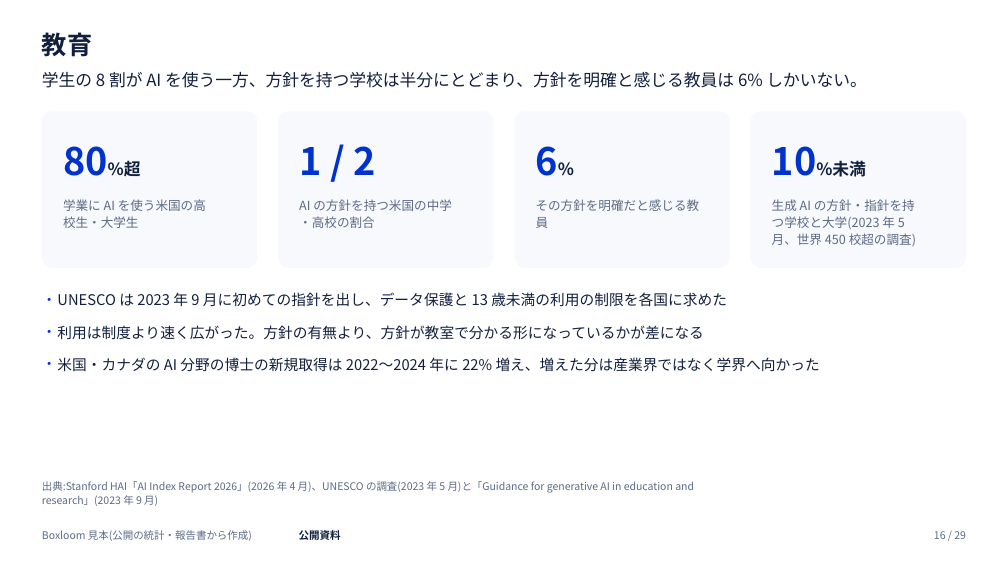
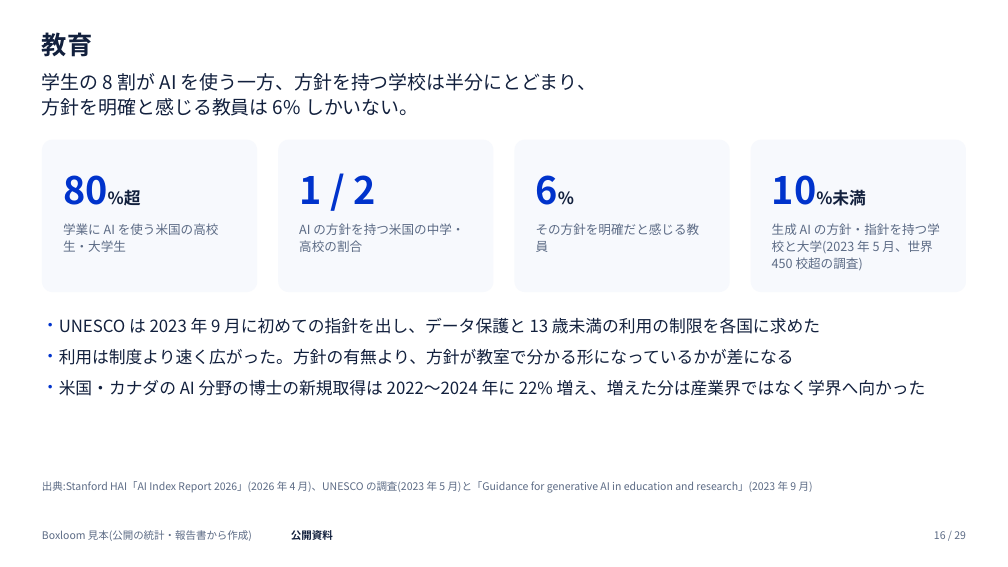
Before and after one commit to tjst-t/boxloom, a slide deck: slide 16 of boxloom/out/ai_society_light.pptx. Drawn at 1008x567 pixels with LibreOffice and Linux fonts; fonts in the diff are those of the drawing. Boxes give left, top, right and bottom in pixels: in the first picture for what was removed or moved away, otherwise in the second. Text is boxed around its words. In the diff, an @@ line names an element or a change of style, - is before the commit and + after.

```diff
--- a/boxloom/out/ai_society_light.pptx
+++ b/boxloom/out/ai_society_light.pptx
@@ text at [42, 73, 596, 116]: text changed; size 16 to 18 pt @@
-学生の 8 割が AI を使う一方、方針を持つ学校は半分にとどまり、方針を明確と感じる教員は 6% しかいない。
+学生の 8 割が AI を使う一方、方針を持つ学校は半分にとどまり、
+方針を明確と感じる教員は 6% しかいない。
@@ rounded rectangle: place and size @@
-rounded rectangle at [42, 111, 258, 268]
+rounded rectangle at [42, 140, 258, 293]
@@ rounded rectangle: place and size @@
-rounded rectangle at [278, 111, 494, 268]
+rounded rectangle at [278, 140, 494, 293]
@@ rounded rectangle: place and size @@
-rounded rectangle at [515, 111, 730, 268]
+rounded rectangle at [515, 140, 730, 293]
@@ proportions changed in 4 elements at [42, 140, 258, 293], [278, 140, 494, 293], [515, 140, 730, 293], [751, 140, 966, 293] @@
@@ rounded rectangle: place and size @@
-rounded rectangle at [751, 111, 966, 268]
+rounded rectangle at [751, 140, 966, 293]
@@ 4 texts: place and size @@
-4 texts at [63, 146, 866, 177]
+4 texts at [63, 175, 866, 206]
@@ text at [63, 223, 219, 252]: text changed @@
-学業に AI を使う米国の高
-校生・大学生
+学業に AI を使う米国の高校生・大学生
@@ text at [299, 223, 464, 252]: text changed @@
-AI の方針を持つ米国の中学
-・高校の割合
+AI の方針を持つ米国の中学・高校の割合
@@ text at [536, 223, 700, 252]: text changed @@
-その方針を明確だと感じる教
-員
+その方針を明確だと感じる教員
@@ text at [772, 223, 940, 271]: text changed @@
-生成 AI の方針・指針を持
-つ学校と大学(2023 年 5
-月、世界 450 校超の調査)
+生成 AI の方針・指針を持つ学校と大学(2023 年 5 月、世界 450 校超の調査)
@@ text "UNESCO は 2023 年 9 ...": place and size @@
-text "UNESCO は 2023 年 9 ..." at [57, 292, 727, 307]
+text "UNESCO は 2023 年 9 ..." at [59, 318, 926, 396]
@@ text removed at [57, 325, 704, 339] @@
-・ 利用は制度より速く広がった。方針の有無より、方針が教室で分かる形になっているかが差になる
@@ text at [59, 318, 820, 334]: size 14 to 16 pt in "UNESCO は 2023 年 9 月に初めての指針を出し、データ保護と 13 ..."; indent changed; line spacing 18.9pt to 21.6pt @@
@@ text removed at [57, 357, 820, 372] @@
-・ 米国・カナダの AI 分野の博士の新規取得は 2022〜2024 年に 22% 増え、増えた分は産業界ではなく学界へ向かった
@@ text at [59, 349, 926, 396]: paragraphs added @@
+・ 利用は制度より速く広がった。方針の有無より、方針が教室で分かる形になっているかが差になる
+・ 米国・カナダの AI 分野の博士の新規取得は 2022〜2024 年に 22% 増え、増えた分は産業界ではなく学界へ向かった
@@ text at [42, 481, 813, 493]: text changed @@
-出典:Stanford HAI「AI Index Report 2026」(2026 年 4 月)、UNESCO の調査(2023 年 5 月)と「Guidance for generative AI in education and
-research」(2023 年 9 月)
+出典:Stanford HAI「AI Index Report 2026」(2026 年 4 月)、UNESCO の調査(2023 年 5 月)と「Guidance for generative AI in education and research」(2023 年 9 月)
@@ text "公開資料" rewrapped from [299, 530, 341, 540] to [291, 528, 333, 542] @@
```
Also in this commit, not shown: 28 other slides changed, 32 other files.
